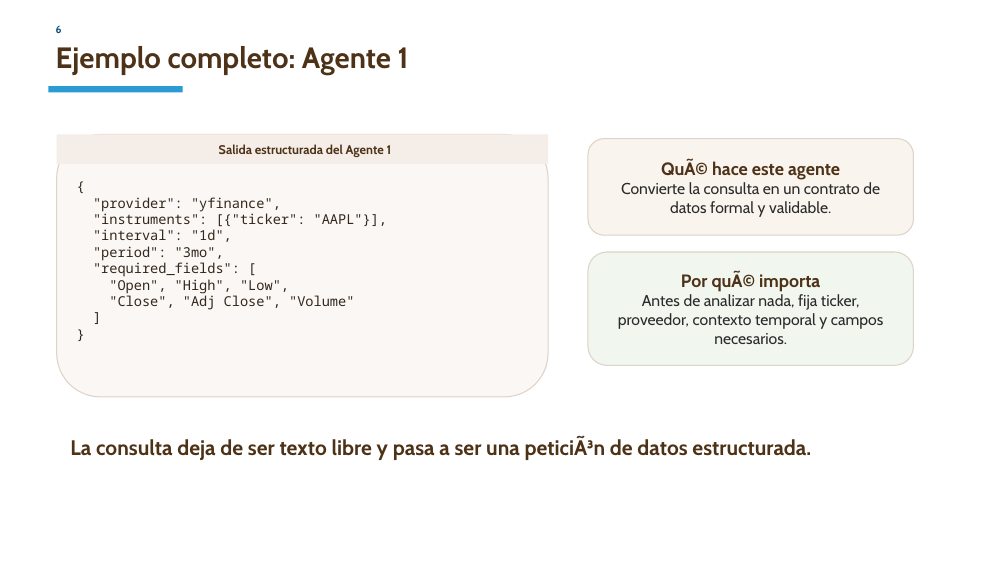
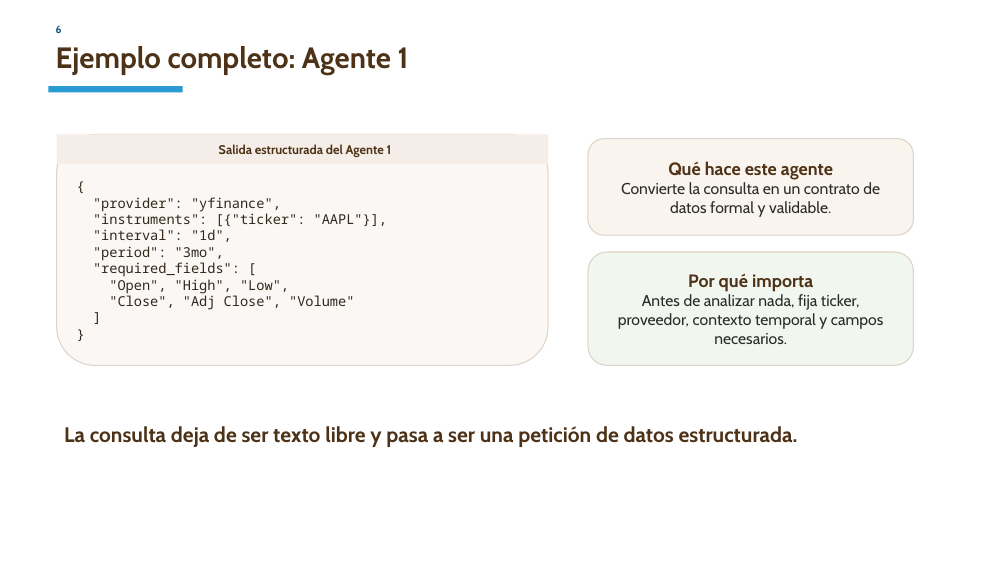
Before and after one commit to CarlosRuiz4102/tfm, a slide deck: slide 7 of docs/presentacion_tfm_15min_v4.pptx. Drawn at 1008x567 pixels with LibreOffice and Linux fonts; fonts in the diff are those of the drawing. Boxes give left, top, right and bottom in pixels: in the first picture for what was removed or moved away, otherwise in the second. Text is boxed around its words. In the diff, an @@ line names an element or a change of style, - is before the commit and + after.

```diff
--- a/docs/presentacion_tfm_15min_v4.pptx
+++ b/docs/presentacion_tfm_15min_v4.pptx
@@ rounded rectangle: place and size @@
-rounded rectangle at [57,135,548,397]
+rounded rectangle at [57,135,548,366]
@@ text in rounded rectangle at [668,161,833,180]: text changed @@
-QuÃ© hace este agente
+Qué hace este agente
@@ text in rounded rectangle at [688,274,813,292]: text changed @@
-Por quÃ© importa
+Por qué importa
@@ text at [64,426,798,447]: text changed @@
-La consulta deja de ser texto libre y pasa a ser una peticiÃ³n de datos estructurada.
+La consulta deja de ser texto libre y pasa a ser una petición de datos estructurada.
```
Also in this commit, not shown: 6 other slides changed, 2 slides added, 2 slides removed, 4 other files.
